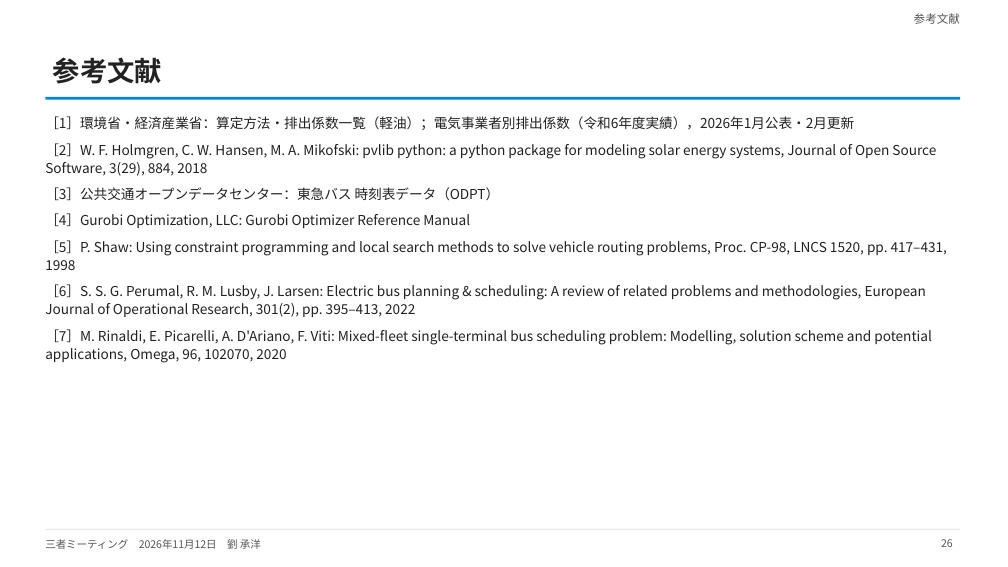
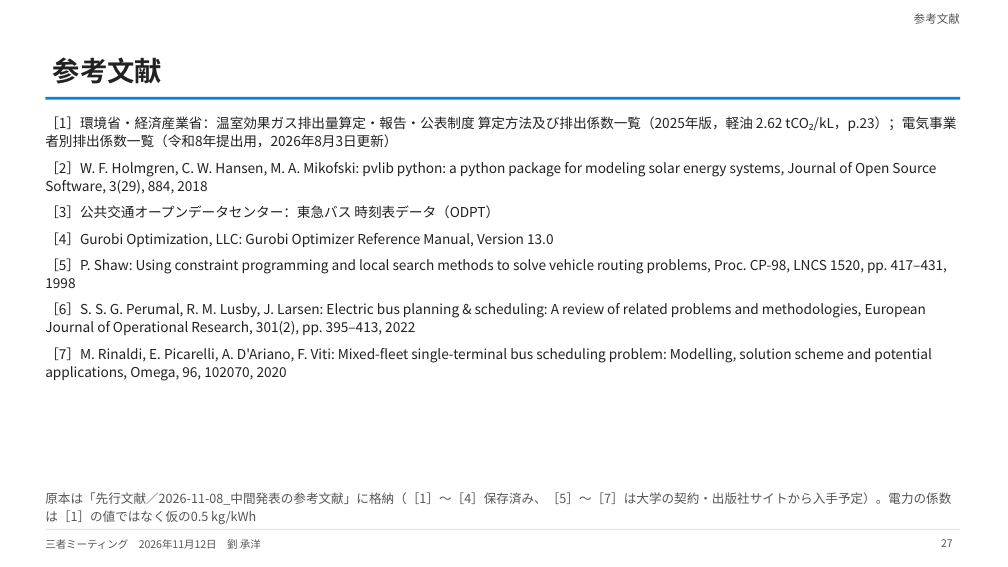
Before and after one commit to CYLIU2003/master-course, a slide deck: slide 27 of outcome/2026-11-12_three_party/three_party_20261112.pptx (slide 26 before the commit). Drawn at 1008x567 pixels with LibreOffice and Linux fonts; fonts in the diff are those of the drawing. Boxes give left, top, right and bottom in pixels: in the first picture for what was removed or moved away, otherwise in the second. Text is boxed around its words. In the diff, an @@ line names an element or a change of style, - is before the commit and + after.

```diff
--- a/outcome/2026-11-12_three_party/three_party_20261112.pptx
+++ b/outcome/2026-11-12_three_party/three_party_20261112.pptx
@@ text at (45, 116, 956, 147): text changed @@
-［1］環境省・経済産業省：算定方法・排出係数一覧（軽油）；電気事業者別排出係数（令和6年度実績），2026年1月公表・2月更新
+［1］環境省・経済産業省：温室効果ガス排出量算定・報告・公表制度 算定方法及び排出係数一覧（2025年版，軽油 2.62 tCO₂/kL，p.23）；電気事業者別排出係数一覧（令和8年提出用，2026年8月3日更新）
@@ text at (45, 232, 554, 247): text changed @@
-［4］Gurobi Optimization, LLC: Gurobi Optimizer Reference Manual
+［4］Gurobi Optimization, LLC: Gurobi Optimizer Reference Manual, Version 13.0
@@ text added at (45, 492, 951, 524), 12 pt, text #555555 @@
+原本は「先行文献／2026-11-08_中間発表の参考文献」に格納（［1］〜［4］保存済み、［5］〜［7］は大学の契約・出版社サイトから入手予定）。電力の係数は［1］の値ではなく仮の0.5 kg/kWh
@@ page number at (941, 539, 953, 547): text changed @@
-26
+27
```
Also in this commit, not shown: 3 other slides changed, 1 slide added, 4 other files.
